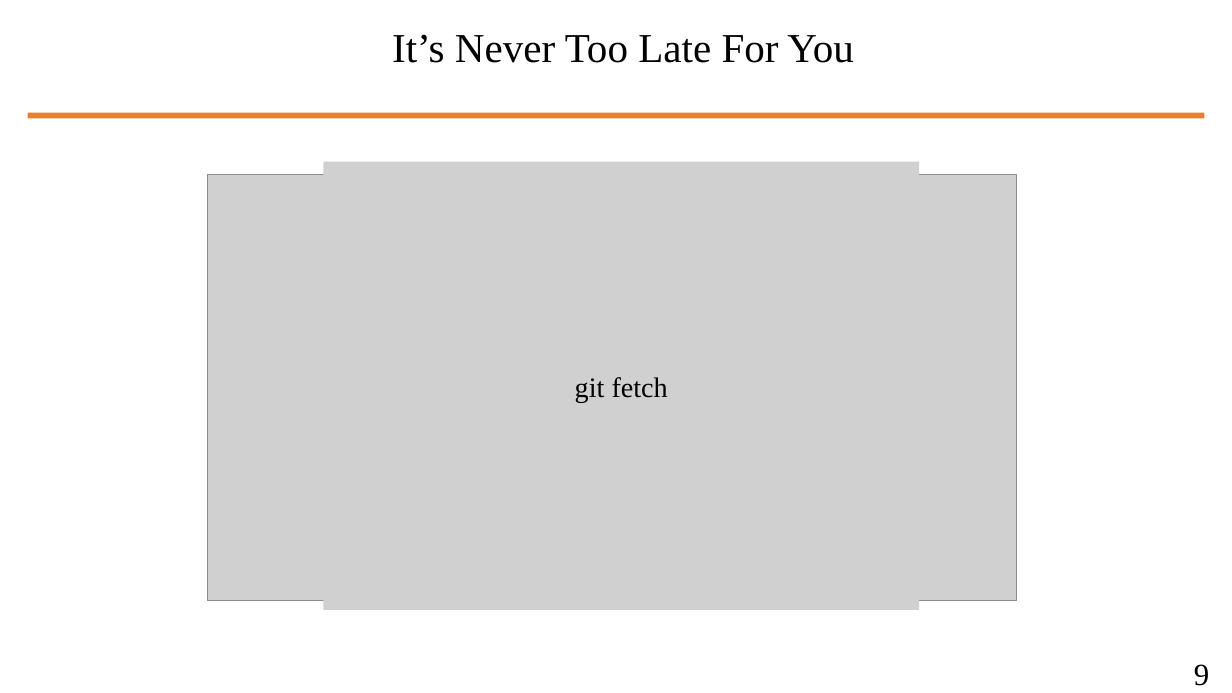
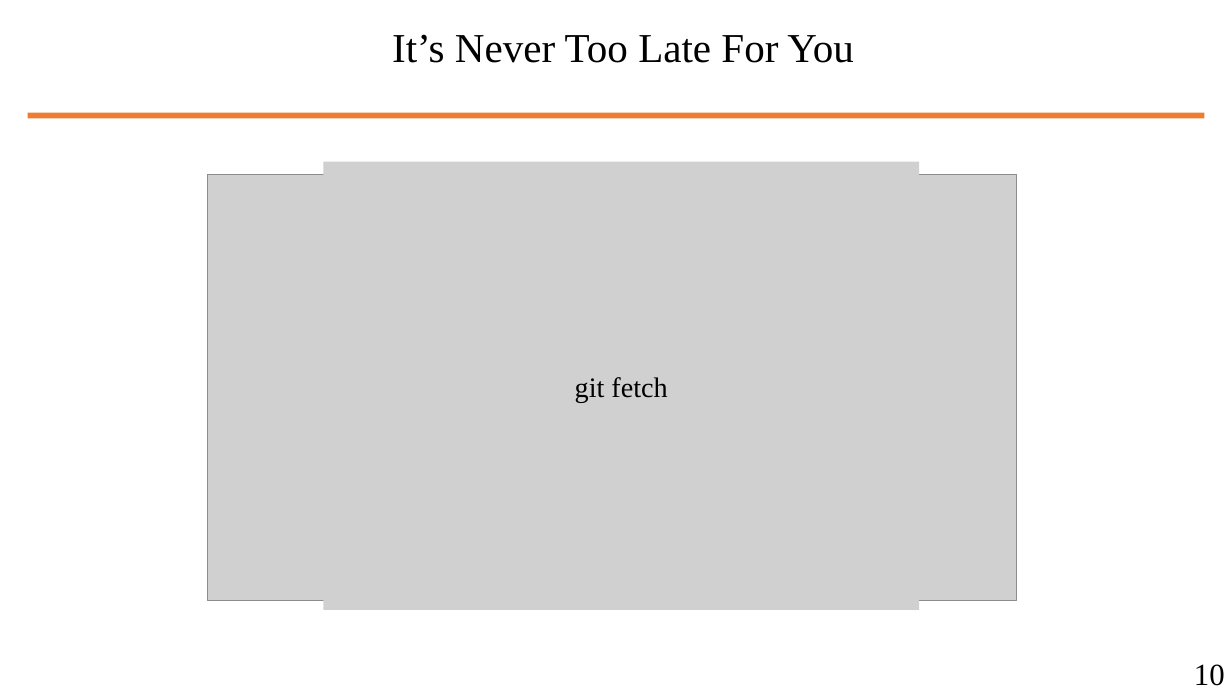
Before and after one commit to wbuz24/undergrad-repo, a slide deck: slide 24 of S24/cs494/notes/github-intro.pptx (slide 16 before the commit). Drawn at 1232x693 pixels with LibreOffice and Linux fonts; fonts in the diff are those of the drawing; grey boxes stand for pictures. Boxes give left, top, right and bottom in pixels: in the first picture for what was removed or moved away, otherwise in the second. Text is boxed around its words. In the diff, an @@ line names an element or a change of style, - is before the commit and + after.

```diff
--- a/S24/cs494/notes/github-intro.pptx
+++ b/S24/cs494/notes/github-intro.pptx
@@ text at <box>1194,664,1225,686</box>: text changed @@
-9
+10
```
Also in this commit, not shown: 14 other slides changed, 19 slides added, 1 slide removed, 1 other file.
